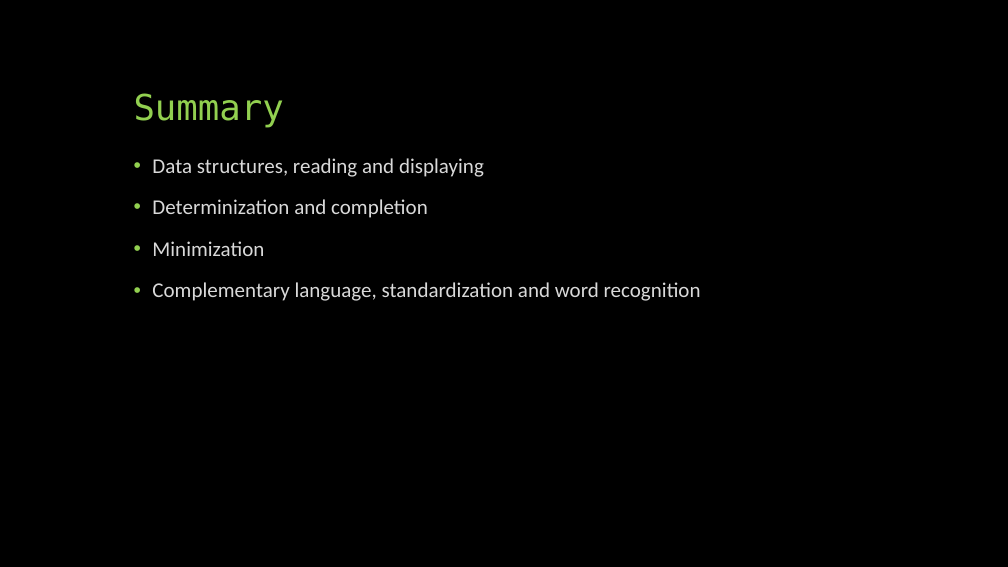
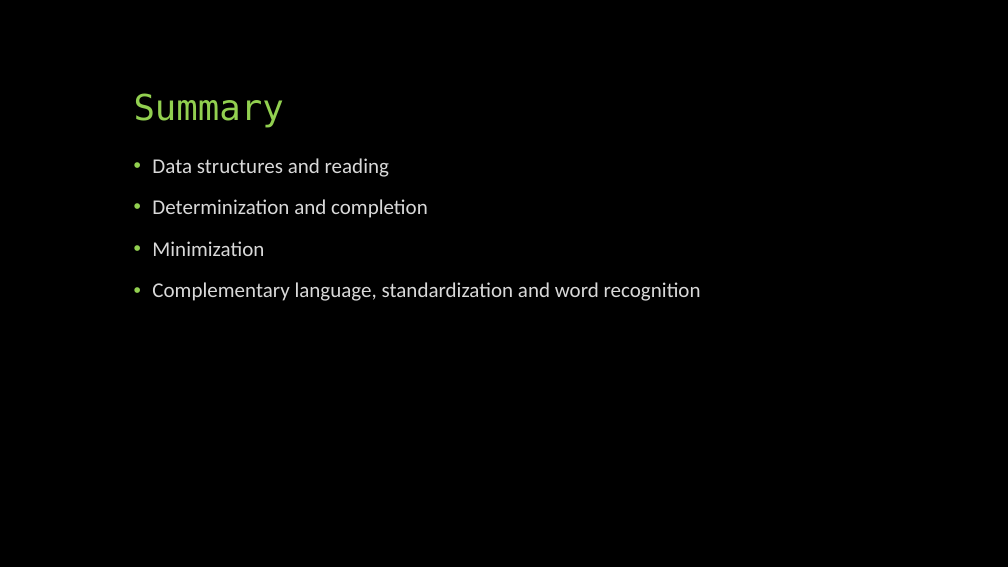
Before and after one commit to Vectypus/Finite-automata, a slide deck: slide 2 of Presentation.pptx. Drawn at 1008x567 pixels with LibreOffice and Linux fonts; fonts in the diff are those of the drawing. Boxes give left, top, right and bottom in pixels: in the first picture for what was removed or moved away, otherwise in the second. Text is boxed around its words. In the diff, an @@ line names an element or a change of style, - is before the commit and + after.

```diff
--- a/Presentation.pptx
+++ b/Presentation.pptx
@@ text at bbox=[152, 158, 389, 177]: text changed @@
-• Data structures, reading and displaying
+• Data structures and reading
```
Also in this commit, not shown: 3 other slides changed, 1 slide removed, 2 other files.
